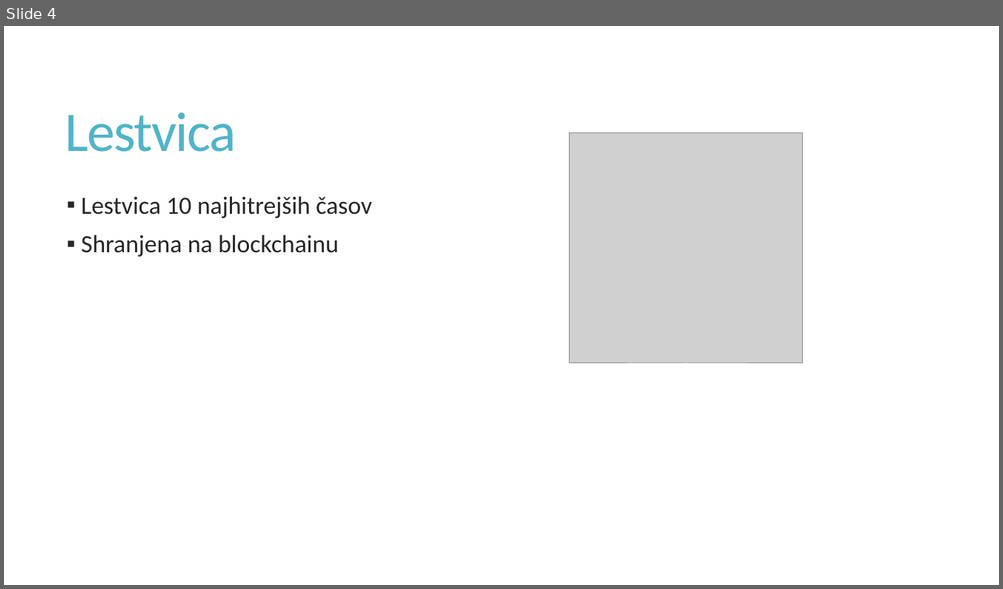
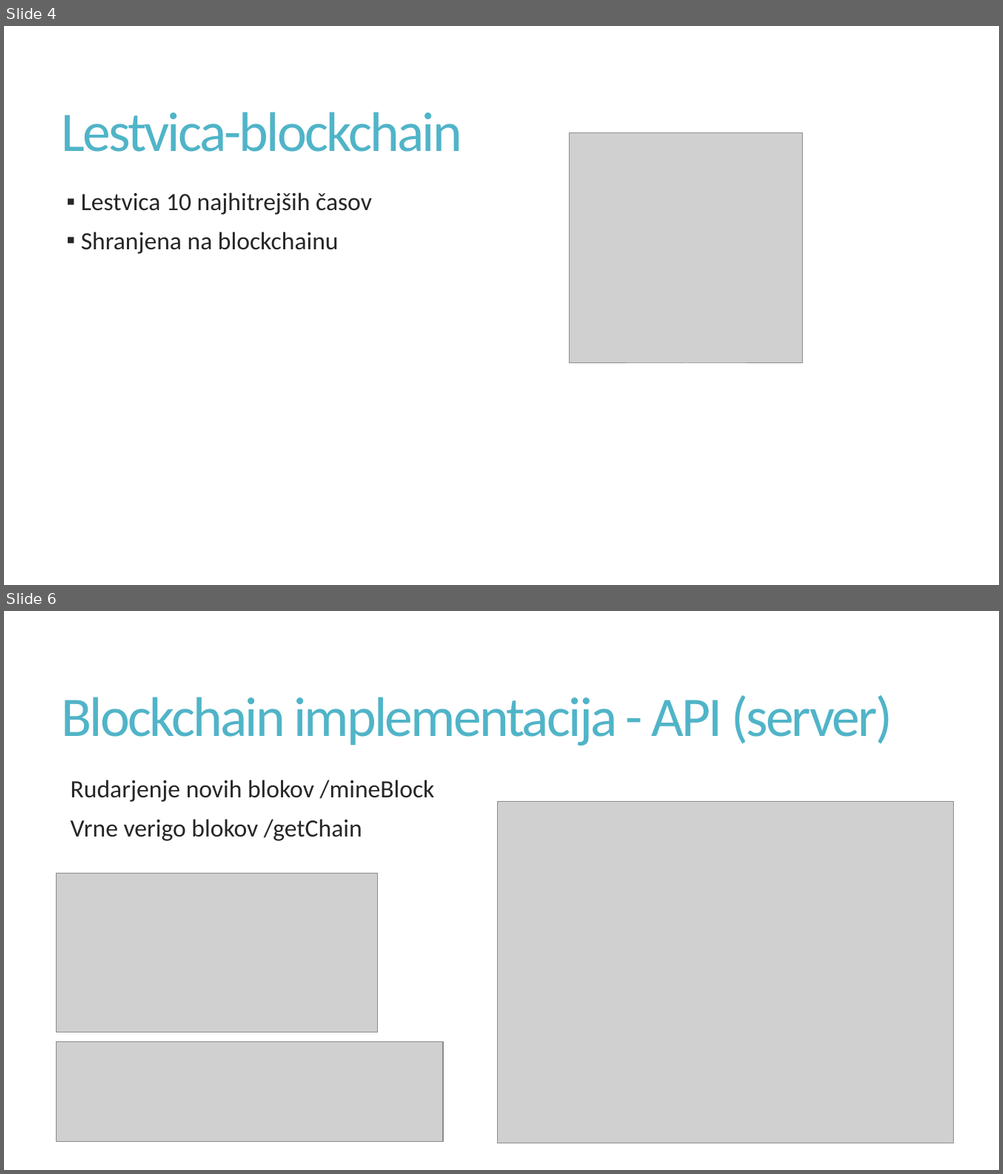
Before and after one commit to 3-letnik-UN-2021-2022/rri-projekt-skupina6, a slide deck: dokumentacija/predstavitev.pptx. Shown one above the other, each under a label of ours: slide 4 before the commit, slides 4 and 6 after it; the slides between them are not shown. The pictures are 1003x589 and 1003x1174 pixels, drawn with LibreOffice and Linux fonts; fonts in the diff are those of the drawing; grey boxes stand for pictures. Boxes give left, top, right and bottom in pixels: in the first picture for what was removed or moved away, otherwise in the second. Text is boxed around its words. In the diff, an @@ line names an element or a change of style, - is before the commit and + after.

Commit message:
Updated presentation (blockchain)

```diff
--- a/dokumentacija/predstavitev.pptx
+++ b/dokumentacija/predstavitev.pptx
@@ slide 6 added at (4,611,999,1170), background #FFFFFF @@
@@ title added at (62,695,892,746), 54 pt, text #50B4C8 @@
+Blockchain implementacija - API (server)
@@ text added at (71,780,435,841), 24 pt, text #262626 @@
+  Rudarjenje novih blokov /mineBlock
+  Vrne verigo blokov /getChain
@@ picture added at (497,802,953,1144) @@
@@ picture added at (57,873,378,1033) @@
@@ picture added at (57,1042,444,1142) @@
@@ slide 4 changed as well @@
@@ title at (62,112,462,152): text changed @@
-Lestvica
+Lestvica-blockchain
@@ text "Lestvica 10 najhitrejših časov": place and size @@
-text "Lestvica 10 najhitrejših časov" at (81,196,372,257)
+text "Lestvica 10 najhitrejših časov" at (81,192,372,254)
```
Also in this commit, not shown: 8 other slides changed, 3 other slides added, 1 other file.
